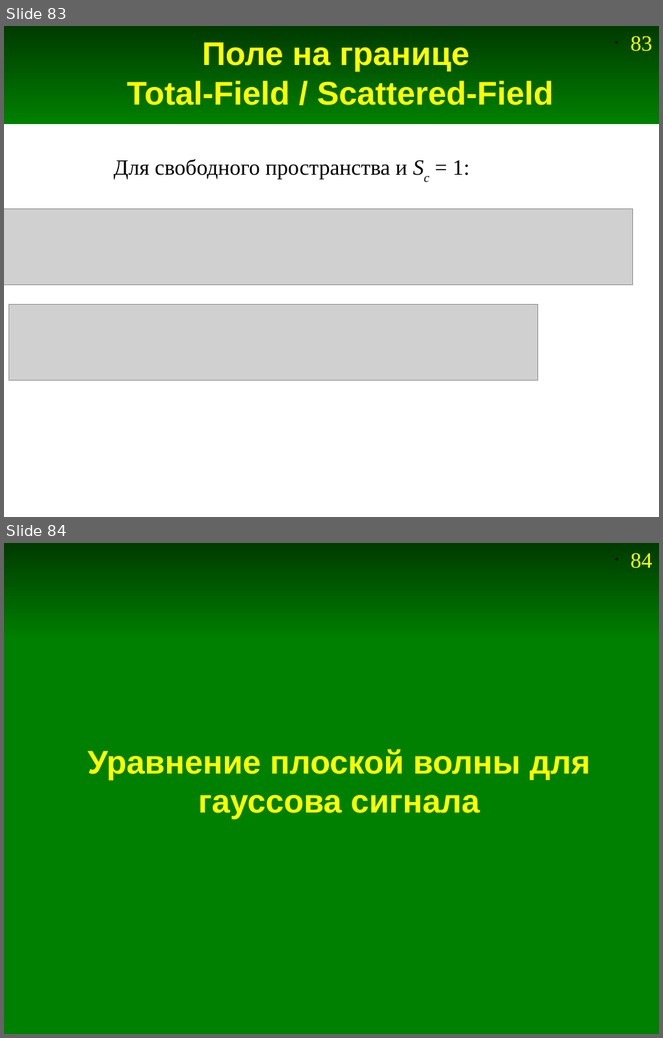
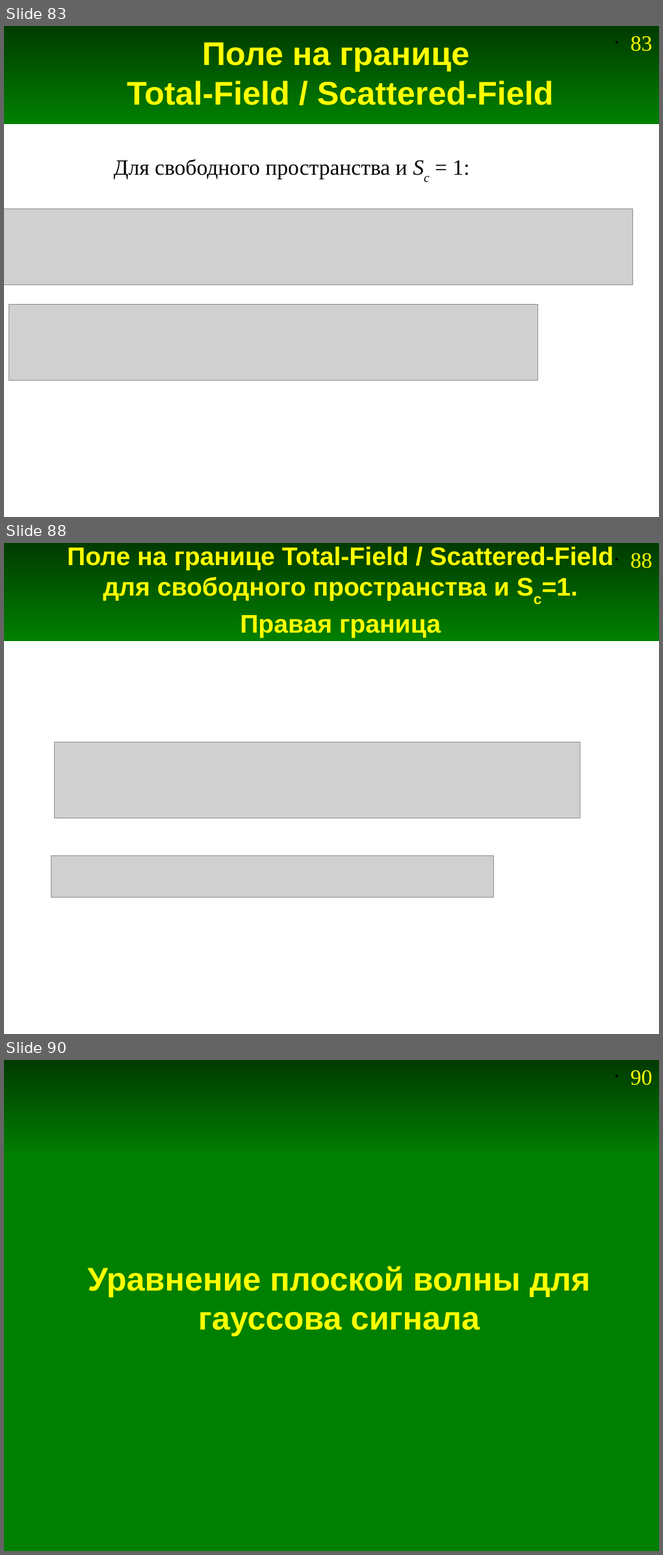
Before and after one commit to andris0147sv/modelling, a slide deck: presentations/2. FDTD.odp. Shown one above the other, each under a label of ours: slides 83 and 84 before the commit, slides 83, 88 and 90 after it; the slides between them are not shown. The pictures are 663x1038 and 663x1555 pixels, drawn with LibreOffice and Linux fonts; fonts in the diff are those of the drawing; grey boxes stand for pictures. Boxes give left, top, right and bottom in pixels: in the first picture for what was removed or moved away, otherwise in the second. Text is boxed around its words. In the diff, an @@ line names an element or a change of style, - is before the commit and + after.

```diff
--- a/presentations/2. FDTD.odp
+++ b/presentations/2. FDTD.odp
@@ slide 88 added at (4,543,659,1034), background #FFFFFF; not listed: 2 template elements that a slide beside it also shows @@
@@ title added at (67,546,614,638), 28 pt, text #FFFF00, bold @@
+Поле на границе Total-Field / Scattered-Field для свободного пространства и Sc=1.
+Правая граница
@@ picture added at (55,742,581,818) @@
@@ picture added at (51,856,494,897) @@
@@ what was slide 84 is now slide 90 @@
@@ page number at (631,1070,653,1085): text changed @@
-• 84
+• 90
```
Also in this commit, not shown: 4 slides changed, 6 other slides added, 2 slides removed, 8 other files.
